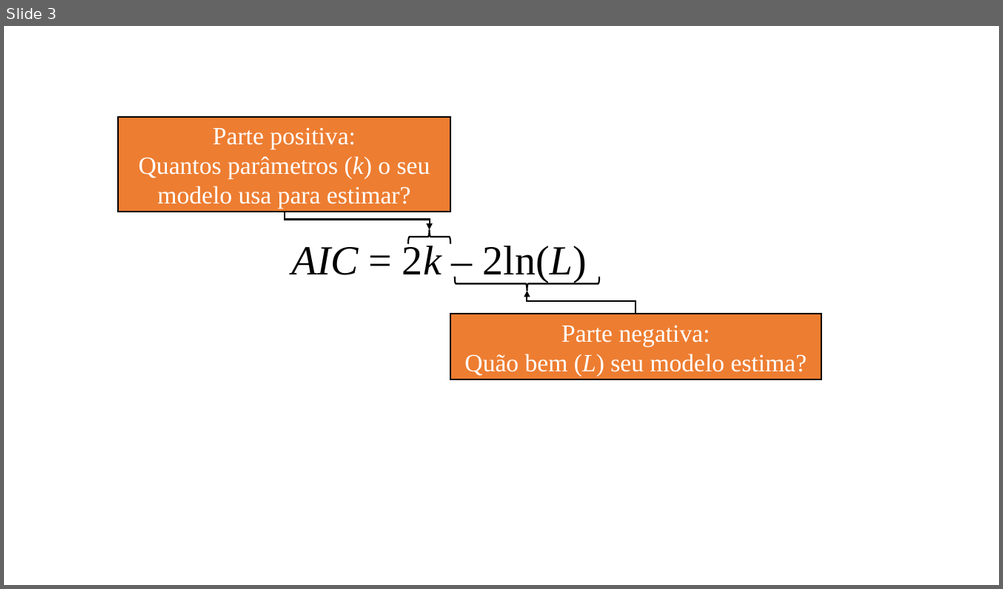
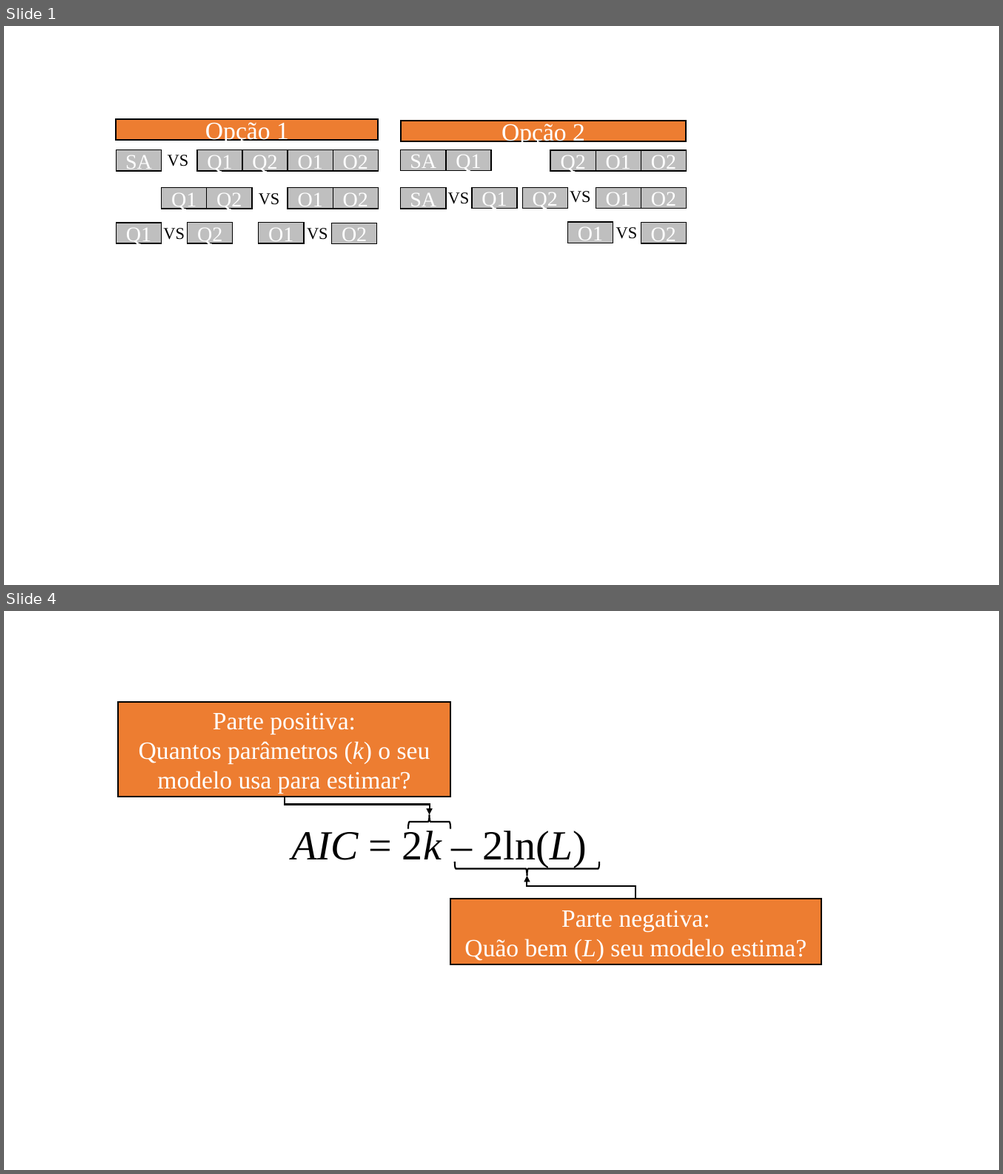
Before and after one commit to thomasbrunomichelon/Curso-R-Thomas-Emeli, a slide deck: Aulas/Aula 6 - Estatística experimental/images/a.pptx. Shown one above the other, each under a label of ours: slide 3 before the commit, slides 1 and 4 after it; the slides between them are not shown. The pictures are 1003x589 and 1003x1174 pixels, drawn with LibreOffice and Linux fonts; fonts in the diff are those of the drawing. Boxes give left, top, right and bottom in pixels: in the first picture for what was removed or moved away, otherwise in the second. Text is boxed around its words. In the diff, an @@ line names an element or a change of style, - is before the commit and + after.

```diff
--- a/Aulas/Aula 6 - Estatística experimental/images/a.pptx
+++ b/Aulas/Aula 6 - Estatística experimental/images/a.pptx
@@ slide 1 added at bbox=[4, 26, 999, 585], background #FFFFFF @@
@@ group added at bbox=[116, 119, 687, 244]: 27 rectangles, 7 texts @@
+Q1
+Q2
+O2
+O1
+SA
+Q1
+Q2
+O2
+O1
+VS
+VS
+Q1
+Q2
+O2
+O1
+VS
+VS
+Opção 1
+Q1
+Q2
+O2
+O1
+SA
+O2
+O1
+VS
+SA
+Q1
+O2
+O1
+VS
+VS
+Q2
+Opção 2
@@ what was slide 3 is now slide 4 @@
```
Also in this commit, not shown: 1 slide changed, 1 other slide added, 1 slide removed.
